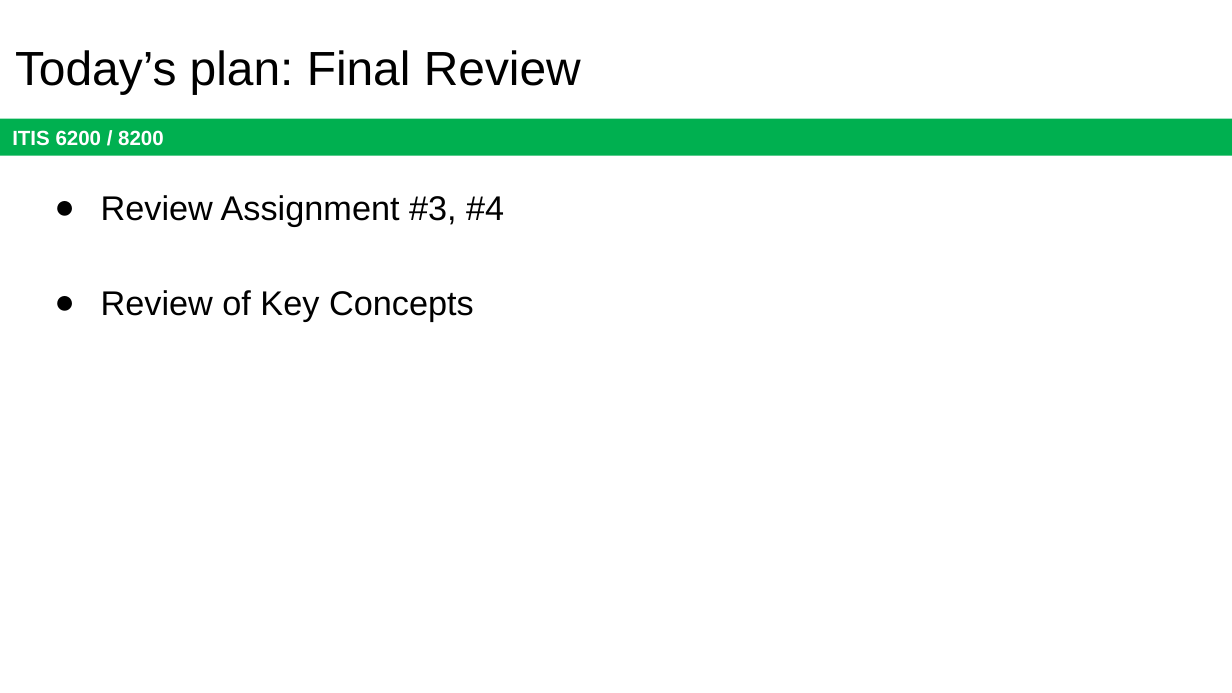
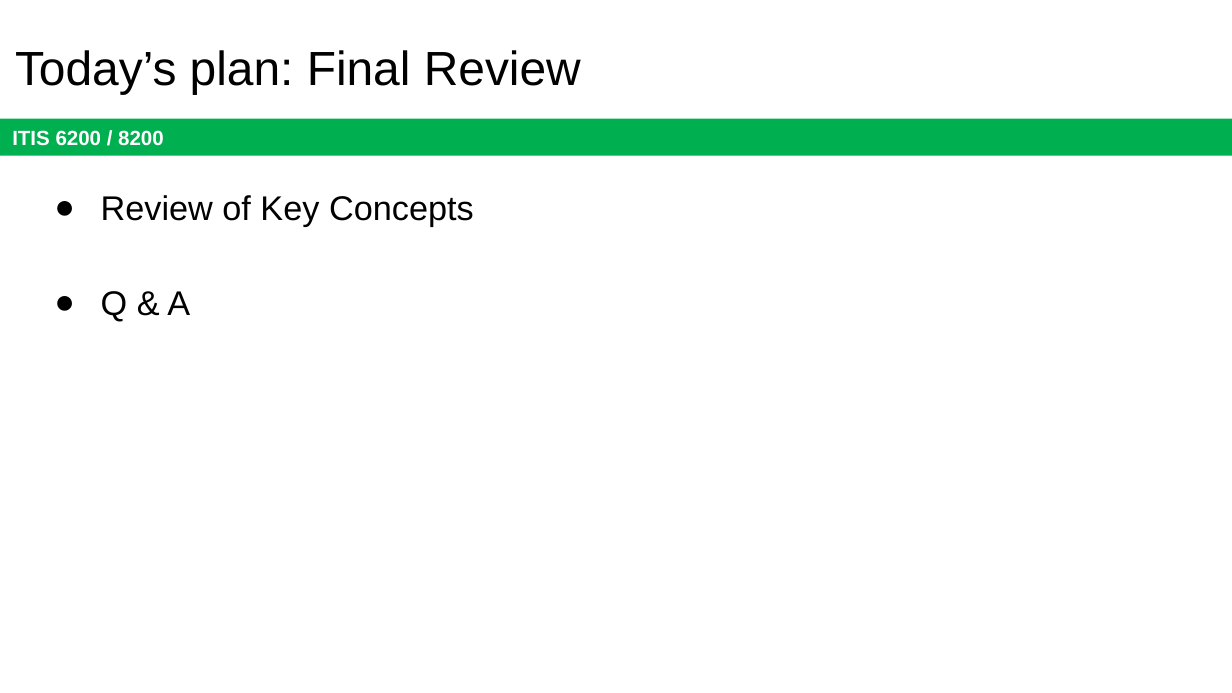
Before and after one commit to jx5c/github.io, a slide deck: slide 2 of teaching/ITIS6200/2023fa/lectures/final.review.pptx. Drawn at 1232x693 pixels with LibreOffice and Linux fonts; fonts in the diff are those of the drawing. Boxes give left, top, right and bottom in pixels: in the first picture for what was removed or moved away, otherwise in the second. Text is boxed around its words. In the diff, an @@ line names an element or a change of style, - is before the commit and + after.

```diff
--- a/teaching/ITIS6200/2023fa/lectures/final.review.pptx
+++ b/teaching/ITIS6200/2023fa/lectures/final.review.pptx
@@ text at (101, 195, 504, 227): paragraph removed @@
-● Review Assignment #3, #4
@@ text at (101, 291, 190, 321): paragraph added @@
+● Q & A
```
Also in this commit, not shown: 4 other slides changed, 9 slides added, 5 slides removed.
